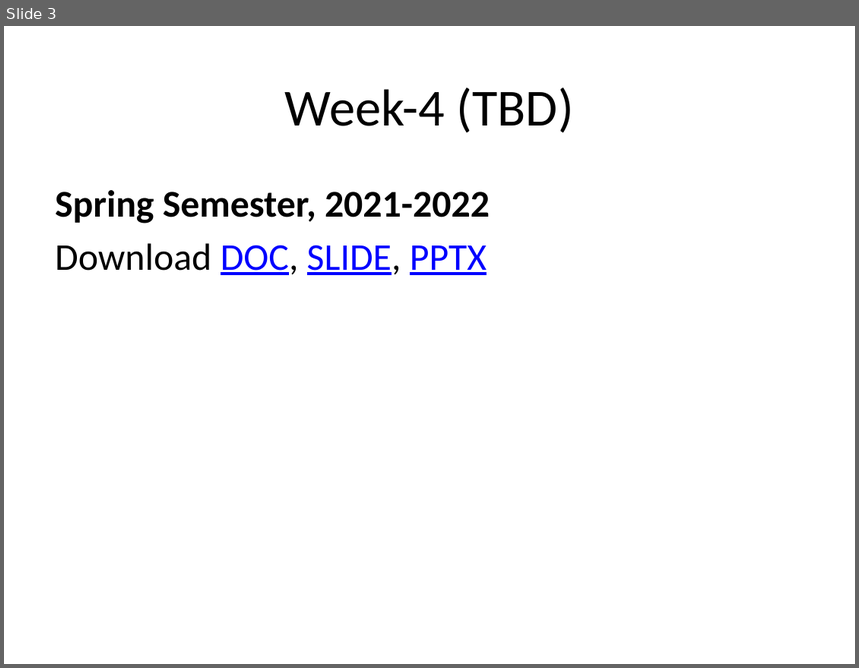
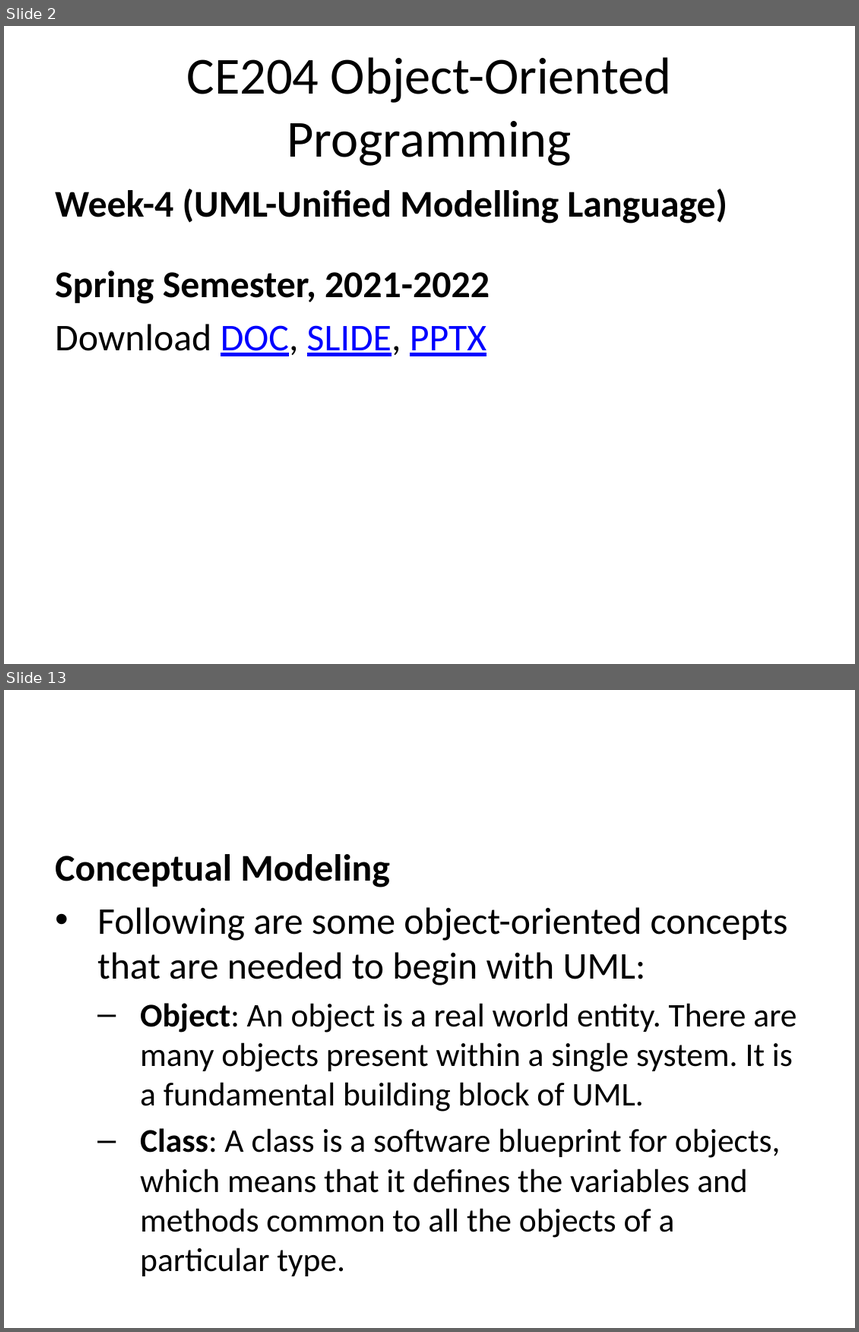
Before and after one commit to ucoruh/ce204-object-oriented-programming, a slide deck: docs/week-4/ce204-week-4.md_word.pptx. Shown one above the other, each under a label of ours: slide 3 before the commit, slides 2 and 13 after it; the slides between them are not shown. The pictures are 859x668 and 859x1332 pixels, drawn with LibreOffice and Linux fonts; fonts in the diff are those of the drawing. Boxes give left, top, right and bottom in pixels: in the first picture for what was removed or moved away, otherwise in the second. Text is boxed around its words. In the diff, an @@ line names an element or a change of style, - is before the commit and + after.

Commit message:
week-4 uml topic updated

```diff
--- a/docs/week-4/ce204-week-4.md_word.pptx
+++ b/docs/week-4/ce204-week-4.md_word.pptx
@@ slide 13 added at (4,690,855,1328), background #FFFFFF @@
@@ text added at (55,854,797,1277), 28 pt, text #000000 @@
+Conceptual Modeling
+• Following are some object-oriented concepts that are needed to begin with UML:
+  – Object: An object is a real world entity. There are many objects present within a single system. It is a fundamental building block of UML.
+  – Class: A class is a software blueprint for objects, which means that it defines the variables and methods common to all the objects of a particular type.
@@ what was slide 3 is now slide 2 @@
@@ slide 2 changed as well @@
@@ title at (187,57,672,166): text changed @@
-Week-4 (TBD)
+CE204 Object-Oriented Programming
@@ text at (55,189,728,224): paragraph added @@
+Week-4 (UML-Unified Modelling Language)
```
Also in this commit, not shown: 1 other slide changed, 278 other slides added, 4 slides removed, 57 other files.
